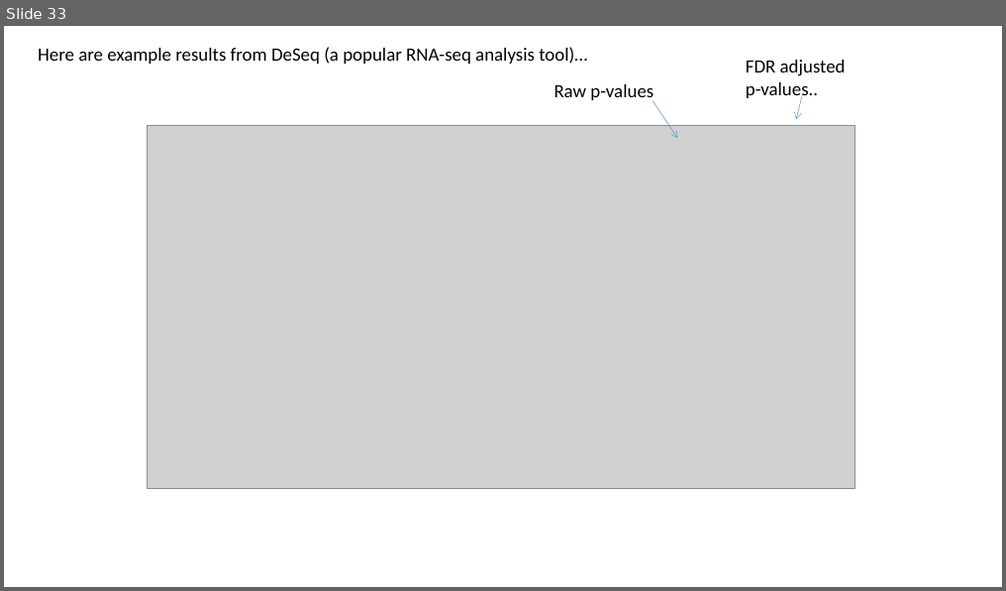
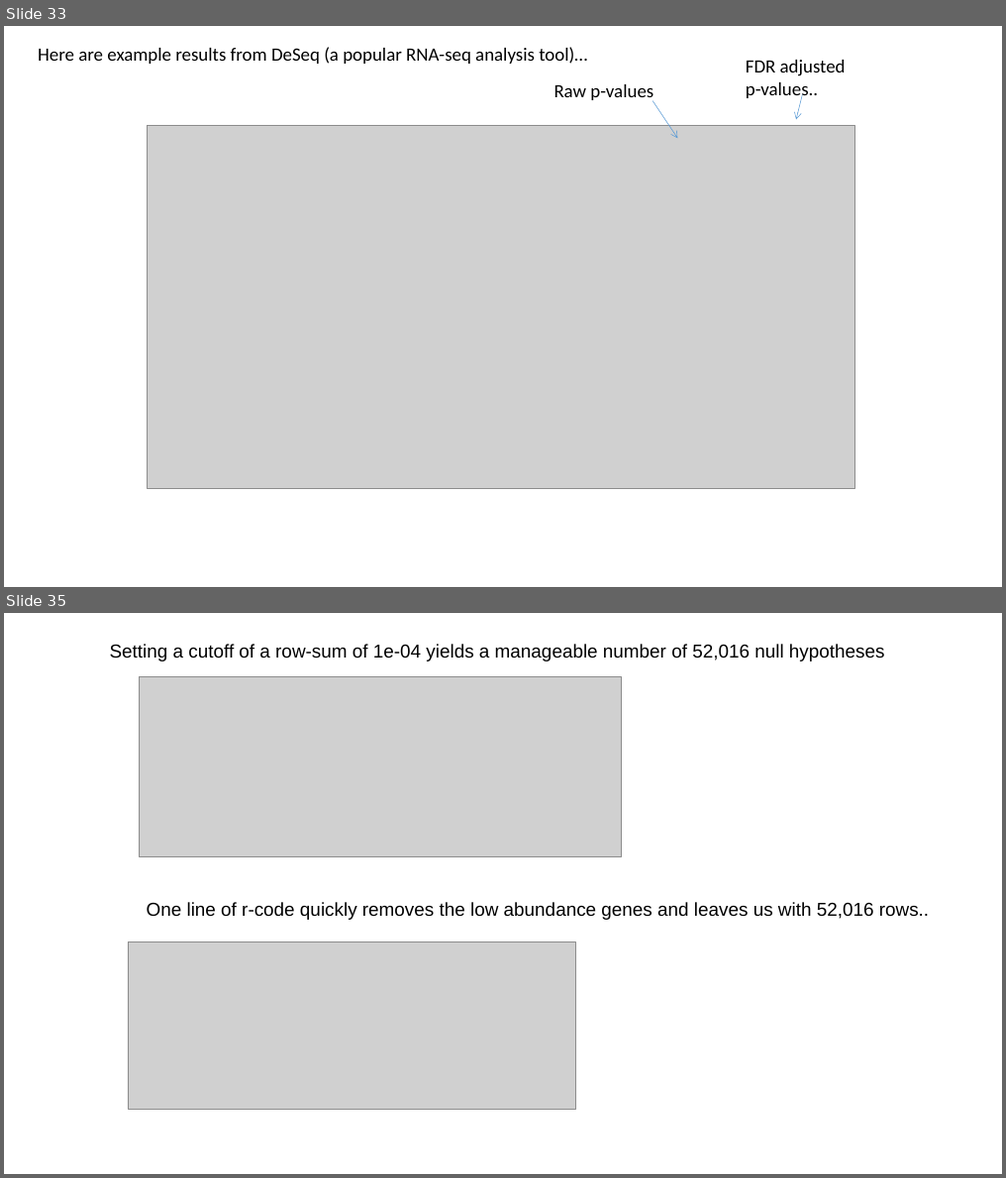
Before and after one commit to afodor/afodor.github.io, a slide deck: classes/ChapelHill2016/ChapelHillWorkshop_Fodor.pptx. Shown one above the other, each under a label of ours: slide 33 before the commit, slides 33 and 35 after it; the slides between them are not shown. The pictures are 1006x591 and 1006x1178 pixels, drawn with LibreOffice and Linux fonts; fonts in the diff are those of the drawing; grey boxes stand for pictures. Boxes give left, top, right and bottom in pixels: in the first picture for what was removed or moved away, otherwise in the second. Text is boxed around its words. In the diff, an @@ line names an element or a change of style, - is before the commit and + after.

```diff
--- a/classes/ChapelHill2016/ChapelHillWorkshop_Fodor.pptx
+++ b/classes/ChapelHill2016/ChapelHillWorkshop_Fodor.pptx
@@ slide 35 added at [4,613,1002,1174], background #FFFFFF @@
@@ text added at [110,644,885,662], 18 pt, text #000000 @@
+Setting a cutoff of a row-sum of 1e-04 yields a manageable number of 52,016 null hypotheses
@@ picture added at [139,676,621,858] @@
@@ text added at [147,902,929,920], 18 pt, text #000000 @@
+One line of r-code quickly removes the low abundance genes and leaves us with 52,016 rows..
@@ picture added at [128,943,575,1109] @@
```
Also in this commit, not shown: 1 slide changed, 1 other slide added.
